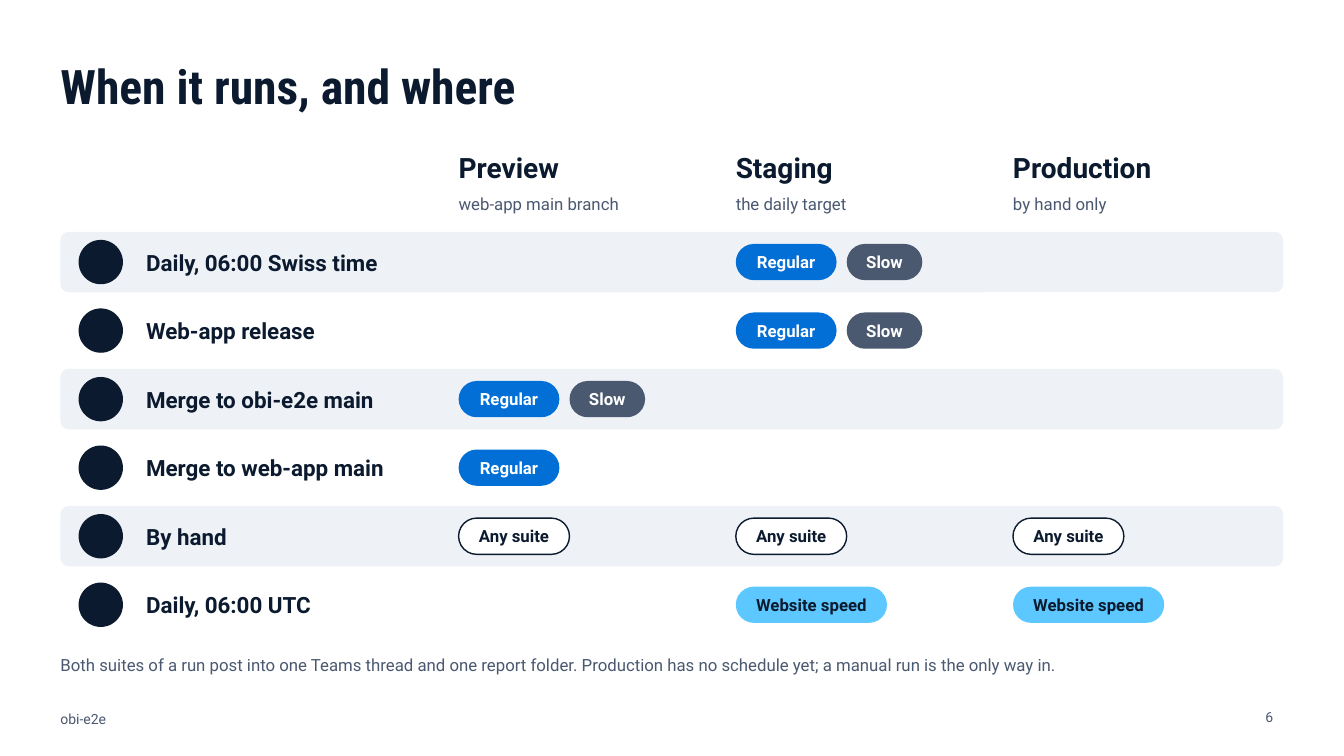
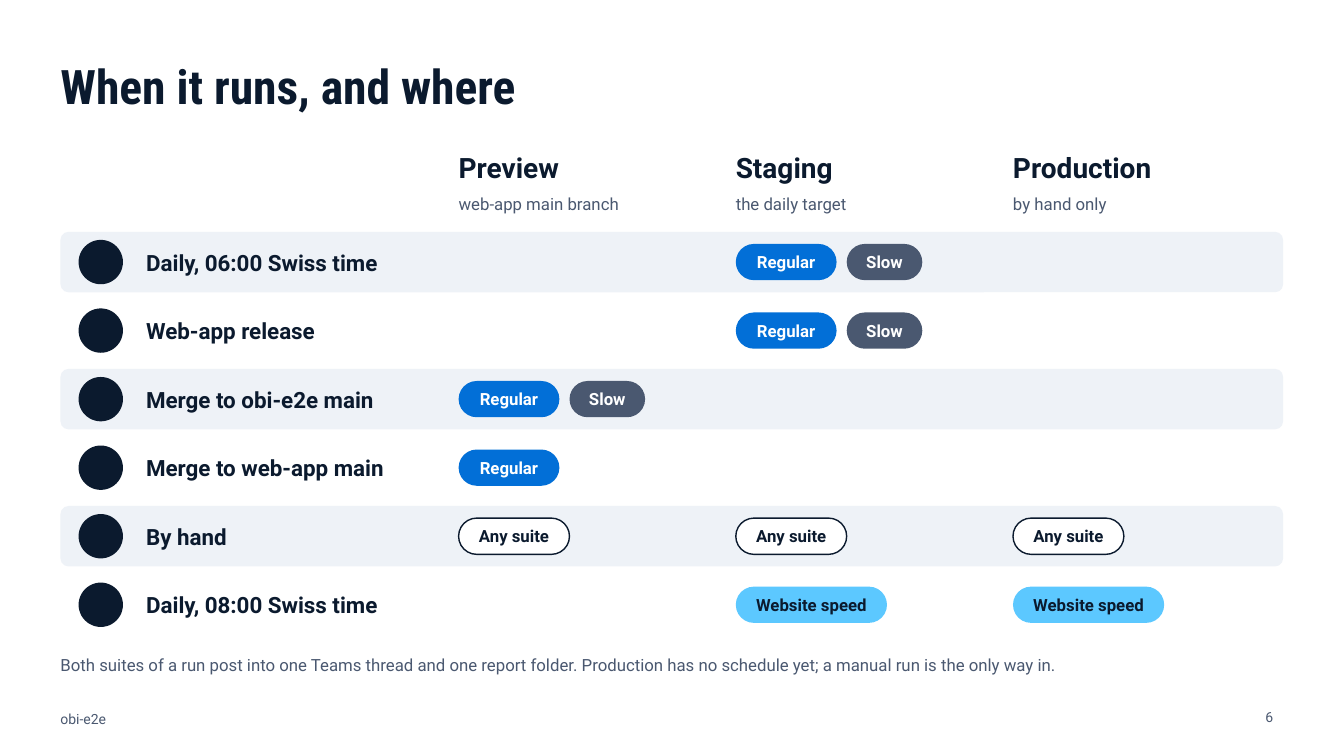
Before and after one commit to openbraininstitute/obi-e2e, a slide deck: slide 6 of docs/obi-e2e-onboarding.pptx. Drawn at 1344x756 pixels with LibreOffice and Linux fonts; fonts in the diff are those of the drawing; background and template pictures are left out. Boxes give left, top, right and bottom in pixels: in the first picture for what was removed or moved away, otherwise in the second. Text is boxed around its words. In the diff, an @@ line names an element or a change of style, - is before the commit and + after.

```diff
--- a/docs/obi-e2e-onboarding.pptx
+++ b/docs/obi-e2e-onboarding.pptx
@@ text at (146, 596, 377, 618): text changed @@
-Daily, 06:00 UTC
+Daily, 08:00 Swiss time
```
Also in this commit, not shown: 4 other slides changed, 6 other files.
